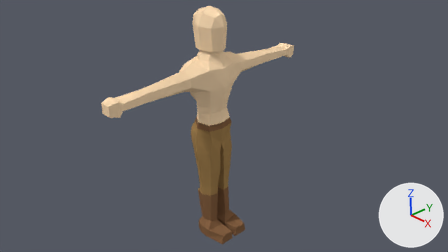
The Blender file Assets/Mesh/pirate1.blend: old version first, new version second.
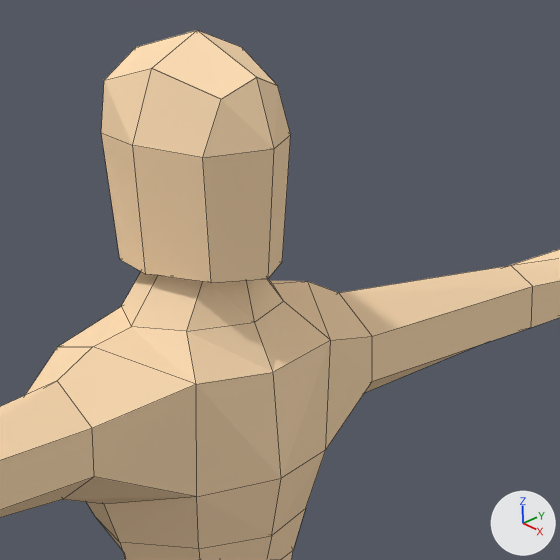
There are two pictures of each version: one from the file's camera 'Camera', one close up on the part from 39% to 62% of the width and 0% to 41% of the height. Arrows for +X, +Y and +Z are at lower right; the lights stay in place. The close-ups show mesh edges as thin lines.
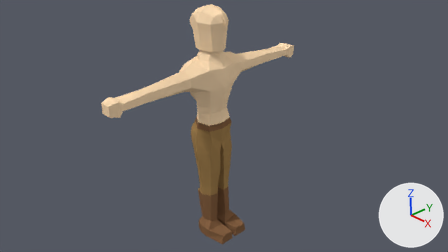
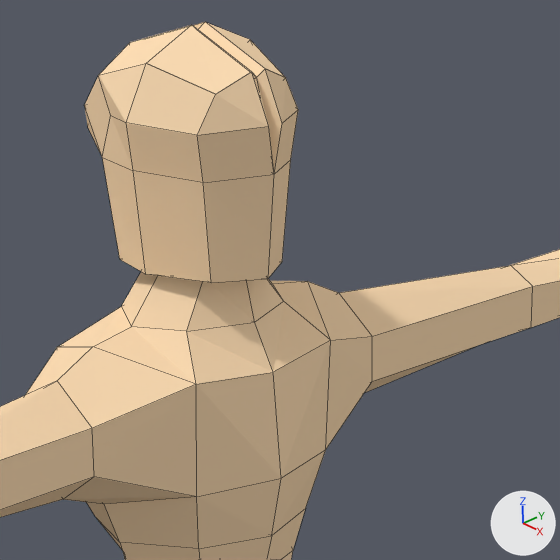
Patch to the scene script:
```diff
--- a/Assets/Mesh/pirate1.blend.py
+++ b/Assets/Mesh/pirate1.blend.py
@@ me_cube @@
 # used by ob_cube; location = (0.0, 0.0, 8.39)
-me_cube.from_pydata(...)  # 172 vertices, 167 faces; spans x -1.11..1.75, y -0.08..6.73, z -7.87..6.24
+me_cube.from_pydata(...)  # 187 vertices, 183 faces; spans x -1.41..1.75, y -0.08..6.73, z -7.87..6.31
+# me_cube part 1
+# 1 vertex is removed from x -0.7, y 0.59, z 5.75
+# 6 faces are deleted
+# 3 vertices in x -0.72..1.05, y 0.0..0.85, z 5.24..5.29 move by (0.0, 0.0, -0.24)
+# 3 vertices move from x -1.11..0.68, y 0.0..0.57, z 5.25..5.93 to x -1.12..0.68, y 0.0..0.57, z 4.93..5.52
+# 11 vertices are added at x -1.41..1.08, y 0.07..0.94, z 5.14..6.0
+# 5 new vertices lie (0.02, 0.09, 0.07) away from vertices in x 0.0..0.83, y 0.0..0.58, z 5.77..6.24
+# 22 new faces join them, mat_skin (beige #ffdfb5)
 me_cube.materials.append(mat_skin)
```

Boxes (x1, y1, x2, y2) around the edits, measured in the close-ups (560 x 560 px):
'Cube', reshaped
    before: (0, 30, 560, 560)
    after: (0, 22, 560, 560)
part 1 of me_cube, built on
    before: (101, 30, 290, 283)
    after: (84, 22, 298, 283)
